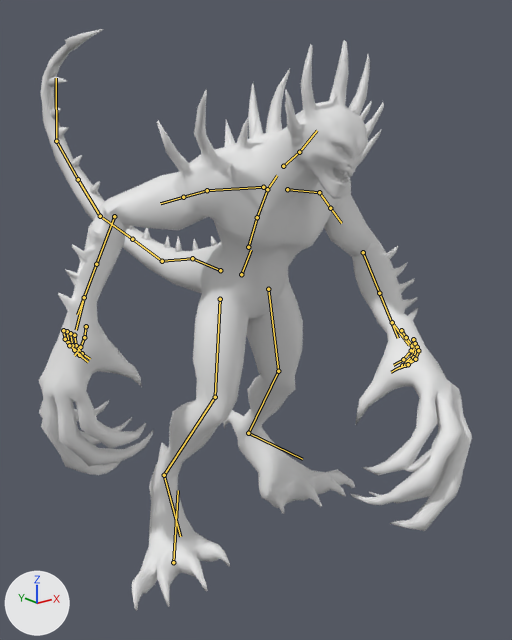
An edit to the glTF model assets_dev/worlds/mm7/models/mm7_m178.glb, drawn before and after from the same camera.
Camera for both pictures: a 50 mm camera at (-1.26, -1.71, 1.46) aimed at (0.14, 0.04, 0.76). Lighting does not change. The marker at lower left points along +X, +Y and +Z. The older version comes first. Both versions are drawn at frame 18 of the action 'Walking'; the numbers are the values there. The bones that change, and the others that lie on the model, are drawn over the model as lines.

Objects in the first picture: 'Devil'.
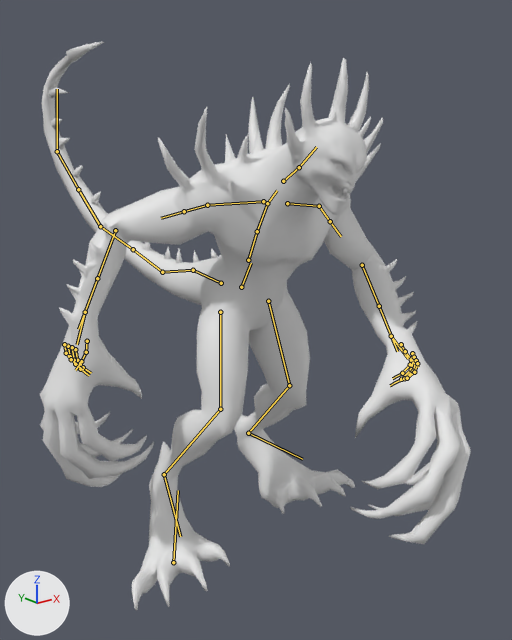
Where the change shows, as pixel boxes [x1, y1, x2, y2] in the pictures (512 x 640 px):
```json
{"object": "Devil", "change": "posed", "before": [39, 29, 472, 611], "after": [40, 42, 471, 611]}
{"bone": "B_Pelvis", "before": "(241, 274) to (251, 250)", "after": "(241, 287) to (251, 263)"}
{"bone": "B_L_Thigh", "before": "(268, 289) to (278, 371)", "after": "(268, 301) to (289, 385)"}
{"bone": "B_L_Calf", "before": "(278, 371) to (248, 433)", "after": "(289, 385) to (248, 433)"}
{"bone": "B_R_Thigh", "before": "(220, 299) to (215, 397)", "after": "(220, 312) to (220, 409)"}
{"bone": "B_R_Calf", "before": "(215, 397) to (164, 475)", "after": "(220, 409) to (164, 474)"}
{"bone": "B_R_Foot", "before": "(164, 475) to (180, 536)", "after": "(164, 474) to (180, 536)"}
```

Edits to the scene script, one JSON object a line:
```json
{"block": "bone_b_pelvis", "where": "bone_b_pelvis = bpy.data.objects['Rig'].pose.bones['B_Pelvis']"}
{"op": "set", "path": "bone_b_pelvis.location", "old": "(0.06, 0.021, -0.073)", "new": "(0.074, -0.018, -0.073)"}
{"block": "bone_b_l_thigh", "where": "bone_b_l_thigh = bpy.data.objects['Rig'].pose.bones['B_L_Thigh']  # child of 'B_Pelvis'"}
{"op": "set", "path": "bone_b_l_thigh.rotation_quaternion", "old": "(-0.989, 0.062, 0.039, -0.124)", "new": "(-0.996, 0.051, 0.041, -0.043)", "note": "degrees (-8, -4, 15) -> degrees (-6, -4, 5)"}
{"block": "bone_b_l_calf", "where": "bone_b_l_calf = bpy.data.objects['Rig'].pose.bones['B_L_Calf']  # child of 'B_L_Thigh'"}
{"op": "set", "path": "bone_b_l_calf.rotation_quaternion", "old": "(0.976, 0.12, -0.001, -0.178)", "new": "(0.995, 0.096, -0.016, -0.021)", "note": "degrees (14, 2, -20) -> degrees (11, -2, -3)"}
{"block": "bone_b_l_foot", "where": "bone_b_l_foot = bpy.data.objects['Rig'].pose.bones['B_L_Foot']  # child of 'B_L_Calf'"}
{"op": "set", "path": "bone_b_l_foot.rotation_quaternion", "old": "(0.969, 0.081, -0.053, 0.225)", "new": "(0.948, 0.075, -0.063, 0.301)", "note": "degrees (8, -8, 26) -> degrees (6, -9, 35)"}
{"block": "bone_b_r_thigh", "where": "bone_b_r_thigh = bpy.data.objects['Rig'].pose.bones['B_R_Thigh']  # child of 'B_Pelvis'"}
{"op": "set", "path": "bone_b_r_thigh.rotation_quaternion", "old": "(0.997, -0.014, 0.08, -0.016)", "new": "(0.993, -0.026, 0.074, -0.081)", "note": "degrees (-2, 9, -2) -> degrees (-4, 8, -10)"}
{"block": "bone_b_r_calf", "where": "bone_b_r_calf = bpy.data.objects['Rig'].pose.bones['B_R_Calf']  # child of 'B_R_Thigh'"}
{"op": "set", "path": "bone_b_r_calf.rotation_quaternion", "old": "(0.984, -0.131, 0.102, -0.056)", "new": "(0.983, -0.124, 0.118, 0.063)", "note": "degrees (-16, 11, -8) -> degrees (-14, 14, 6)"}
{"block": "bone_b_r_foot", "where": "bone_b_r_foot = bpy.data.objects['Rig'].pose.bones['B_R_Foot']  # child of 'B_R_Calf'"}
{"op": "set", "path": "bone_b_r_foot.rotation_quaternion", "old": "(0.969, -0.115, 0.214, 0.05)", "new": "(-0.959, 0.12, -0.236, -0.098)", "note": "degrees (-13, 25, 3) -> degrees (-12, 28, 9)"}
```
